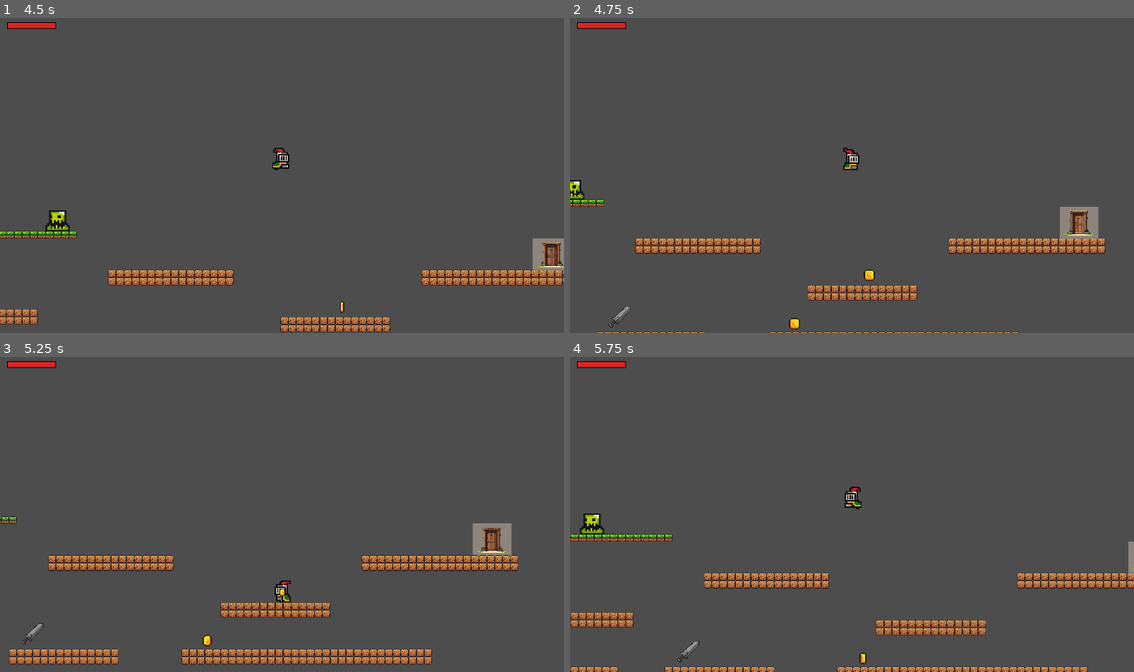
Above: before the commit, frames 1-4 (two rows, left to right).
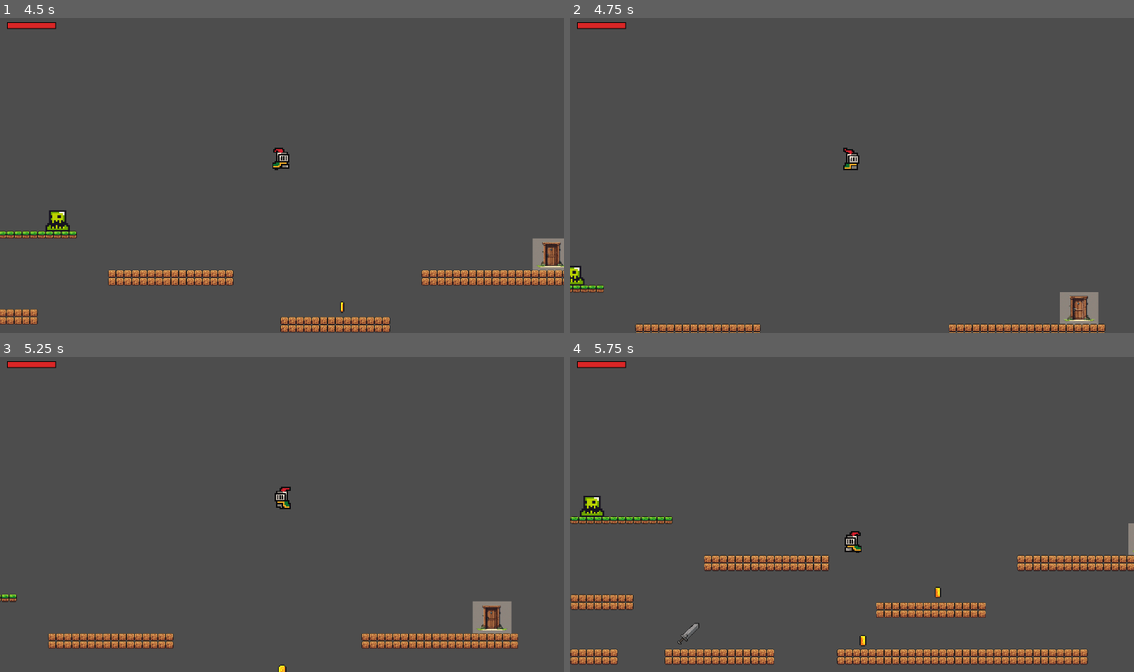
Above: after the commit, the same moments.

Repository: wwshenmegui/2dplatformer
Game: Godot game, scene res://scenes/menu.tscn
The game is run twice, just before and just after one commit, with the same random seed, the same clock (stepped at 60 frames per second) and the same inputs.
Inputs (mouse positions are in pixels of both pictures, inside the frame that each line leads up to):
- Up to frame 1 (4.5 s): click "Start Game" at 0.5 s; move the mouse to (406, 159) at 1.27 s; hold D (move_right) 1.28-2.78 s; tap Shift (dash) at 1.35, 2.3, 3.6 s; click (406, 159) at 1.42 s; tap Space (jump) at 1.52, 1.55, 1.82, 2.1, 2.27, 2.57, 3.05, 3.77, 4.07 s; move the mouse to (169, 191) at 2.02 s; tap E (interact) at 2.75 s; move the mouse to (338, 106) at 2.77 s; hold A (move_left) 2.78-3.53 s; tap J (attack) at 2.85 s; move the mouse to (253, 238) at 3.52 s; hold D (move_right) from 3.53 s (still down); click (253, 238) at 3.67 s; move the mouse to (451, 222) at 4.27 s; hold E (interact) from 4.28 s (still down)
- Up to frame 2 (4.75 s): keep holding D (move_right); keep holding E (interact); tap Space (jump) at 4.52, 4.55 s
- Up to frame 3 (5.25 s): tap Space (jump) at 4.82 s; move the mouse to (112, 467) at 5.02 s; release D (move_right) at 5.03 s; release E (interact) at 5.03 s; hold A (move_left) from 5.03 s (still down); tap Shift (dash) at 5.1 s
- Up to frame 4 (5.75 s): keep holding A (move_left); tap Space (jump) at 5.27, 5.57 s

Frame 1 is identical in both runs. In frame 2, 6.8% of the frame differs, in the area x 0-95%, y 51-100%; in frame 3, 11%; in frame 4, 13%, in the area x 0-100%, y 41-100%.

Commit message:
Wall jump

Diff:
--- a/scenes/player/player.tscn
+++ b/scenes/player/player.tscn
@@ -215,6 +215,7 @@
 speed = 350
 double_jump_enabled = true
 dash_enabled = true
+wall_jump_enabled = true
 
 [node name="AnimatedSprite2D" type="AnimatedSprite2D" parent="."]
 position = Vector2(0, -40)
--- a/scripts/player/player.gd
+++ b/scripts/player/player.gd
@@ -26,6 +26,18 @@
 # Set true after an air dash; blocks further dashing until the player lands
 var air_dash_used = false
 
+# Wall jump / wall cling ability — toggle on/off
+@export var wall_jump_enabled = false
+# Max downward speed while clinging to a wall (slow slide, like Hollow Knight)
+@export var wall_slide_speed = 80
+# Launch impulse on a wall jump: x pushes away from the wall, y throws upward
+@export var wall_jump_force = Vector2(600, 650)
+# How long horizontal input is suspended after a wall jump so the push-away
+# from the wall isn't immediately cancelled by movement input
+@export var wall_jump_lock_duration = 0.18
+var is_wall_clinging = false
+var wall_jump_lock_timer = 0.0
+
 @export var max_hp = 3
 var current_hp = max_hp
 var is_dead = false
@@ -128,13 +140,28 @@
 
 	var horizontal_direction = 0
 	if not is_being_knocked_back:
-		if Input.is_action_just_pressed("jump") and _can_jump():
-			velocity.y = -jumpforce
-			jumps_made += 1
-
 		horizontal_direction = Input.get_axis("move_left", "move_right")
 
-		velocity.x = speed * horizontal_direction
+		# Wall cling: while airborne and pressing into a wall, grab on.
+		_update_wall_cling(horizontal_direction)
+
+		if Input.is_action_just_pressed("jump"):
+			if is_wall_clinging:
+				_wall_jump()
+			elif _can_jump():
+				velocity.y = -jumpforce
+				jumps_made += 1
+
+		# Horizontal control is suspended briefly after a wall jump so the
+		# push-away from the wall isn't immediately cancelled by input.
+		if wall_jump_lock_timer > 0.0:
+			wall_jump_lock_timer -= delta
+		else:
+			velocity.x = speed * horizontal_direction
+
+		# While clinging, cap the descent to a slow slide.
+		if is_wall_clinging and velocity.y > wall_slide_speed:
+			velocity.y = wall_slide_speed
 
 		# Swinging a weapon slows the player down (by the weapon's slowdown).
 		if attack_area.is_attacking:
@@ -163,6 +190,39 @@
 		return true
 	var max_jumps = 2 if double_jump_enabled else 1
 	return jumps_made < max_jumps
+
+# Decide whether the player is currently clinging to a wall: the ability must
+# be enabled, the player airborne and not dashing, touching a wall, and pressing
+# into it. Grabbing the wall refreshes the air-jump and air-dash allowances.
+func _update_wall_cling(horizontal_direction: float) -> void:
+	if not wall_jump_enabled or is_dashing or is_on_floor() or not is_on_wall():
+		is_wall_clinging = false
+		return
+
+	# get_wall_normal() points from the wall toward the player, so pressing into
+	# the wall means input goes opposite to the normal's horizontal direction.
+	var wall_normal = get_wall_normal()
+	var pushing_into_wall = horizontal_direction != 0 and signf(horizontal_direction) == -signf(wall_normal.x)
+
+	var was_clinging = is_wall_clinging
+	is_wall_clinging = pushing_into_wall
+
+	# First frame of a fresh grab re-arms air abilities, like landing.
+	if is_wall_clinging and not was_clinging:
+		jumps_made = 0
+		air_dash_used = false
+
+# Launch off the wall: thrown upward and pushed away from the wall surface.
+func _wall_jump() -> void:
+	var wall_normal = get_wall_normal()
+	velocity.y = -wall_jump_force.y
+	velocity.x = wall_normal.x * wall_jump_force.x
+	is_wall_clinging = false
+	wall_jump_lock_timer = wall_jump_lock_duration
+	# Face away from the wall we just kicked off.
+	animated_sprite.flip_h = wall_normal.x < 0
+	# A wall jump doesn't consume an air jump.
+	jumps_made = 0
 
 # Begin a dash in the input direction, or the facing direction if no input.
 func _start_dash(input_direction: float) -> void:
Not shown, changed: .gitignore
Not shown, changed: assets/.DS_Store
